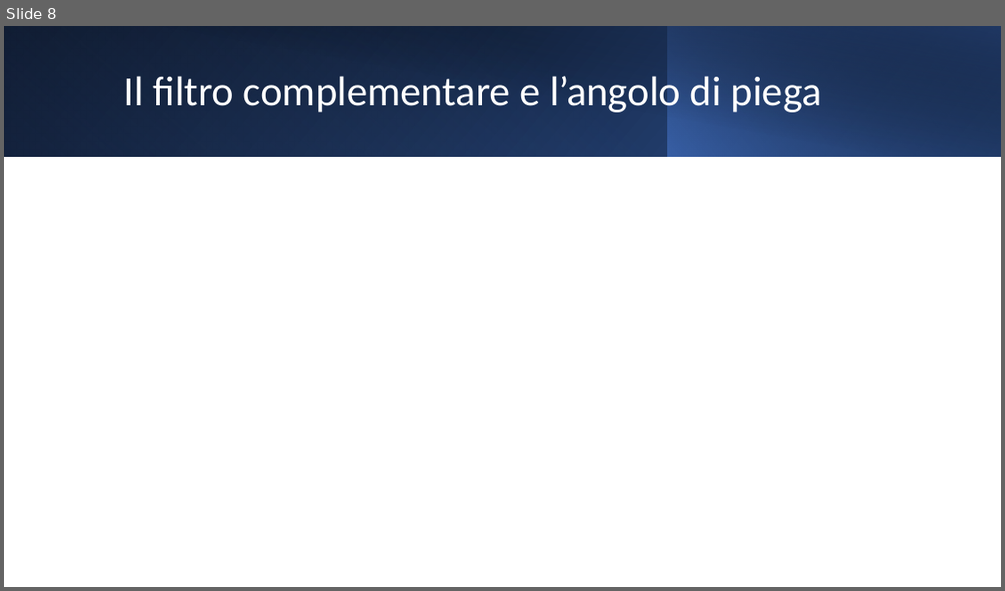
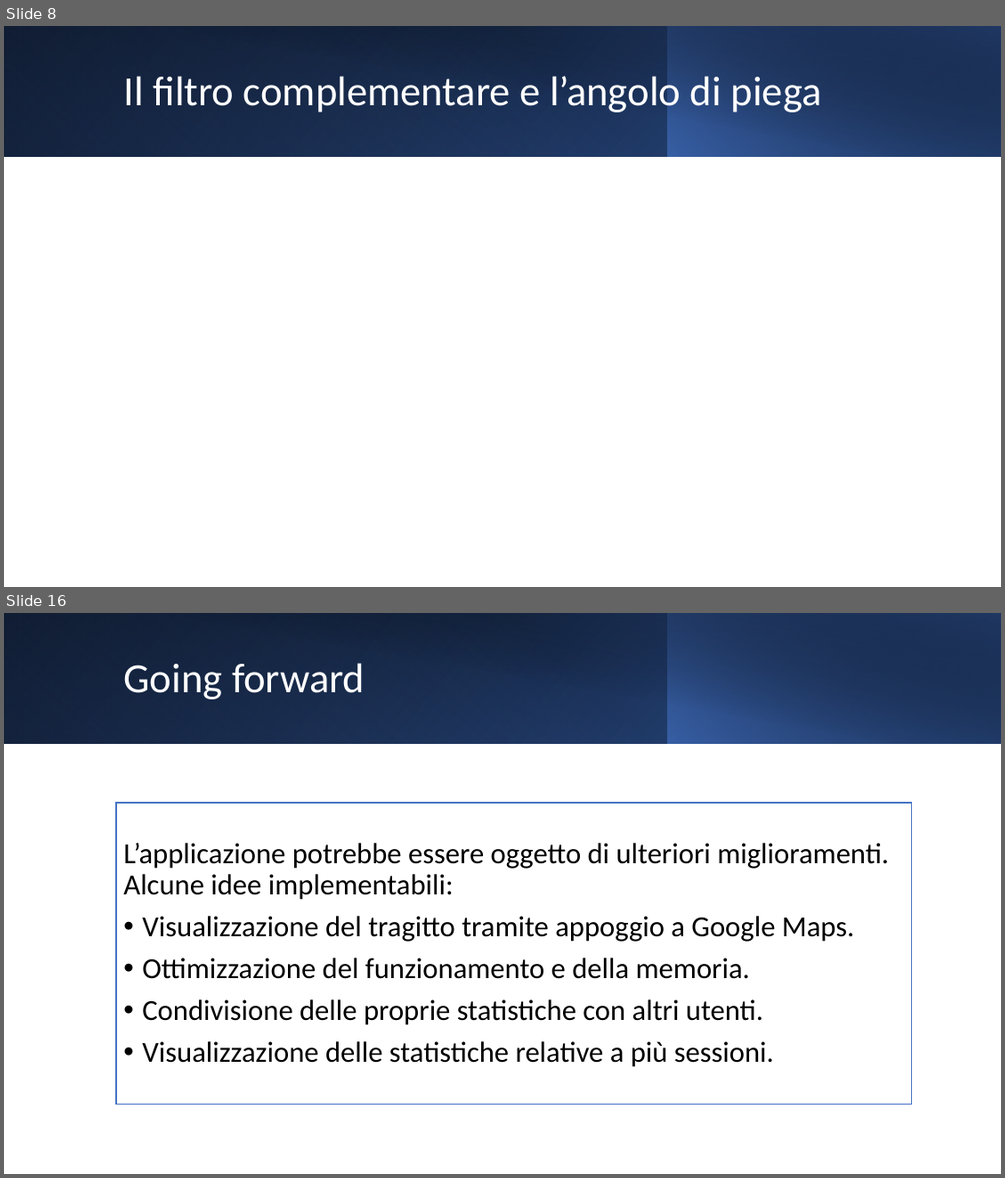
Before and after one commit to Alby-C/MA-IoT, a slide deck: BikeActivity.pptx. Shown one above the other, each under a label of ours: slide 8 before the commit, slides 8 and 16 after it; the slides between them are not shown. The pictures are 1005x591 and 1005x1178 pixels, drawn with LibreOffice and Linux fonts; fonts in the diff are those of the drawing; grey boxes stand for pictures. Boxes give left, top, right and bottom in pixels: in the first picture for what was removed or moved away, otherwise in the second. Text is boxed around its words. In the diff, an @@ line names an element or a change of style, - is before the commit and + after.

Commit message:
Seconda verisone della presentazione (quasi finita)

```diff
--- a/BikeActivity.pptx
+++ b/BikeActivity.pptx
@@ slide 16 added at [4,613,1001,1174], background #FFFFFF @@
@@ rectangle added at [4,613,1001,743], fill gradient #000000 to #2F5597 @@
@@ rectangle added at [4,613,668,743], fill gradient #4472C4 to #203864 @@
@@ rectangle added at [41,613,1001,744], fill gradient #000000 to #203864 @@
@@ rectangle added at [667,613,1001,743], fill gradient #4472C4 to #000000 @@
@@ title added at [123,663,364,699], 40 pt, text #FFFFFF @@
+Going forward
@@ text added at [116,803,911,1104], fill #FFFFFF, outline #4472C4 1 pt, 28 pt, text #000000 @@
+L’applicazione potrebbe essere oggetto di ulteriori miglioramenti. Alcune idee implementabili:
+• Visualizzazione del tragitto tramite appoggio a Google Maps.
+• Ottimizzazione del funzionamento e della memoria.
+• Condivisione delle proprie statistiche con altri utenti.
+• Visualizzazione delle statistiche relative a più sessioni.
```
Also in this commit, not shown: 6 slides changed, 7 other slides added.
